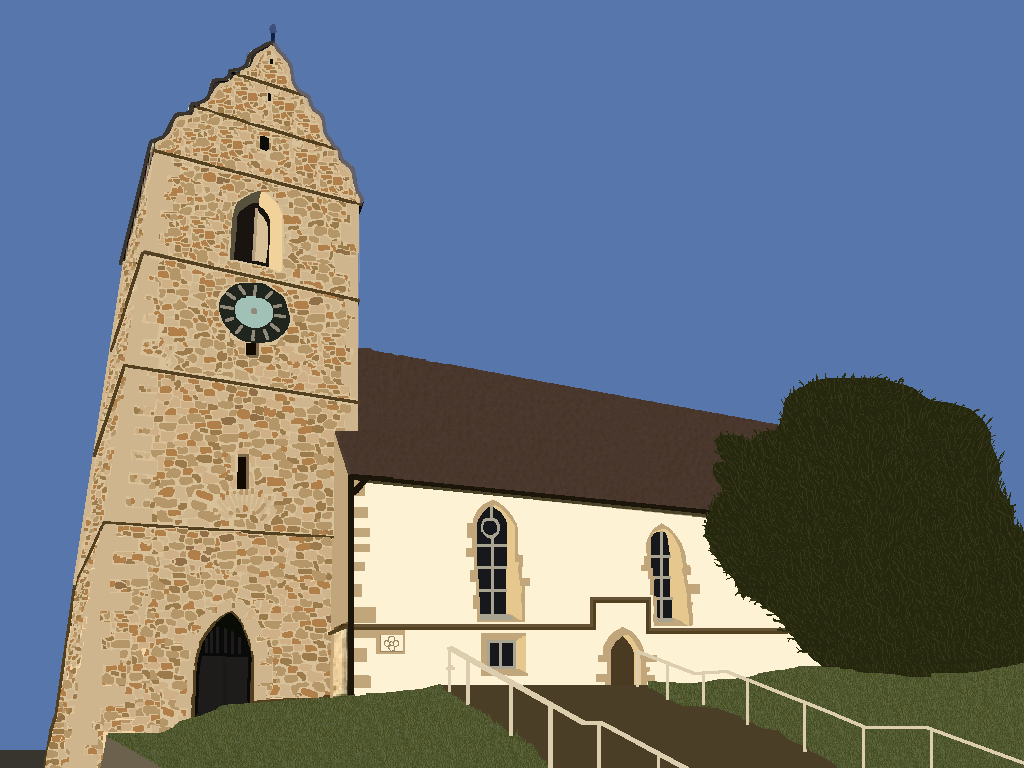
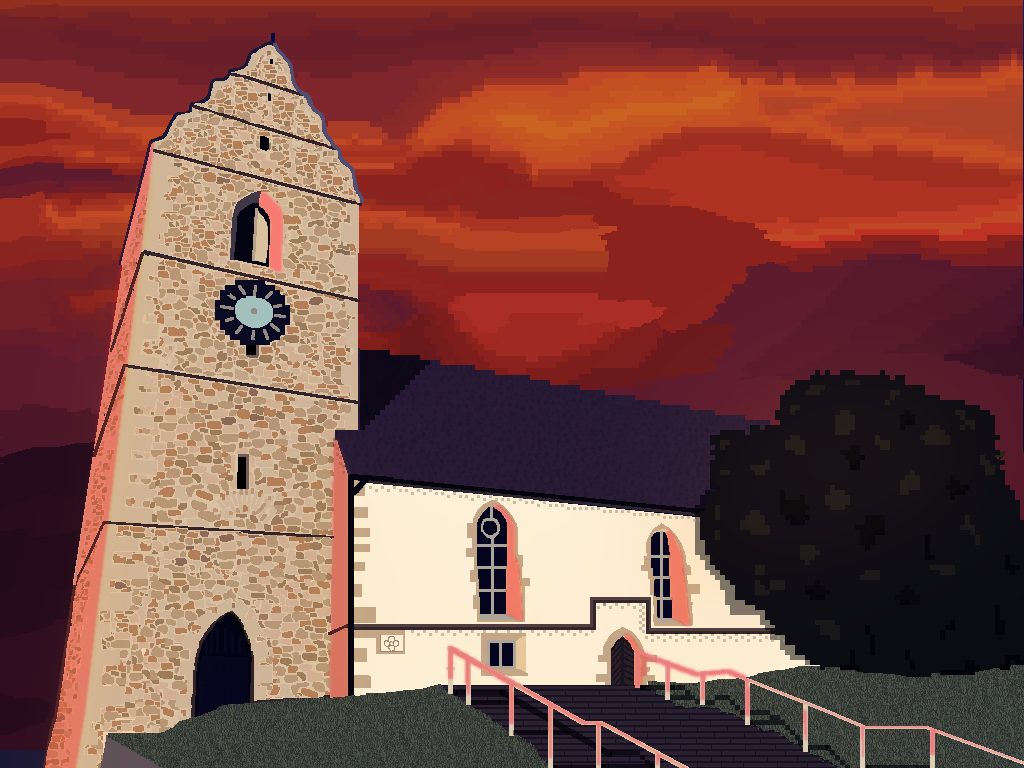
The second 1024x768 image is a revision of the first. Changes to its layers:
removed layer "ForegroundPlants" over [702, 373, 1024, 677]
removed layer "Railing" over [446, 646, 1024, 768]
removed layer "ForegroundGrass" over [108, 653, 1024, 768]
removed layer "Stairs" over [442, 685, 838, 768]
renamed "CurchContour" to "Shadows", showed it, moved it above "dark #2", painted on it over [47, 39, 1005, 768]
removed layer "Heaven" over [0, 0, 1024, 759]
added layer "dark #2" (55%) above "dark #3" over [0, 70, 1024, 768]
added layer "dark #3" (14%) above "dark #1" over [9, 116, 1024, 768]
added layer "dark #1" (55%) above "dark" over [40, 138, 1024, 768]
renamed "RainPipe" to "dark", opacity 100% → 68%, blend normal → screen, painted on it, masked it over [0, 0, 1024, 768]
removed layer "ChruchBricks" over [0, 33, 823, 768]
added layer "Pasted Layer copy" above "Pasted Layer" over [0, 0, 1024, 768]
painted on "Pasted Layer" over [0, 0, 1024, 768]
